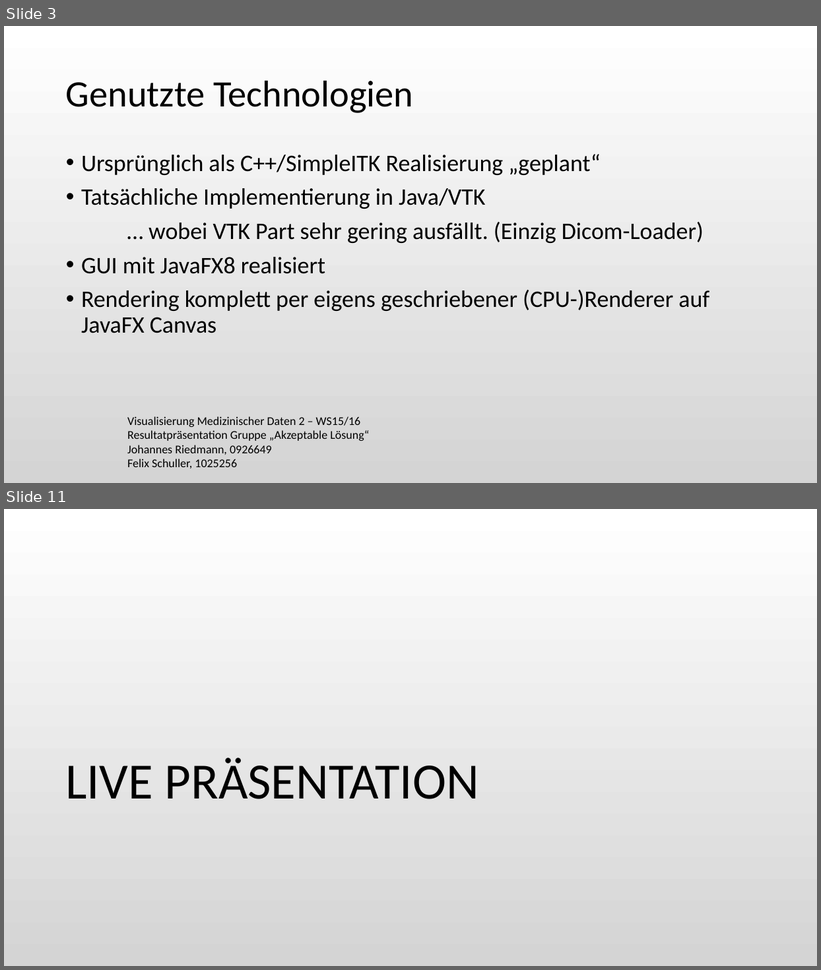
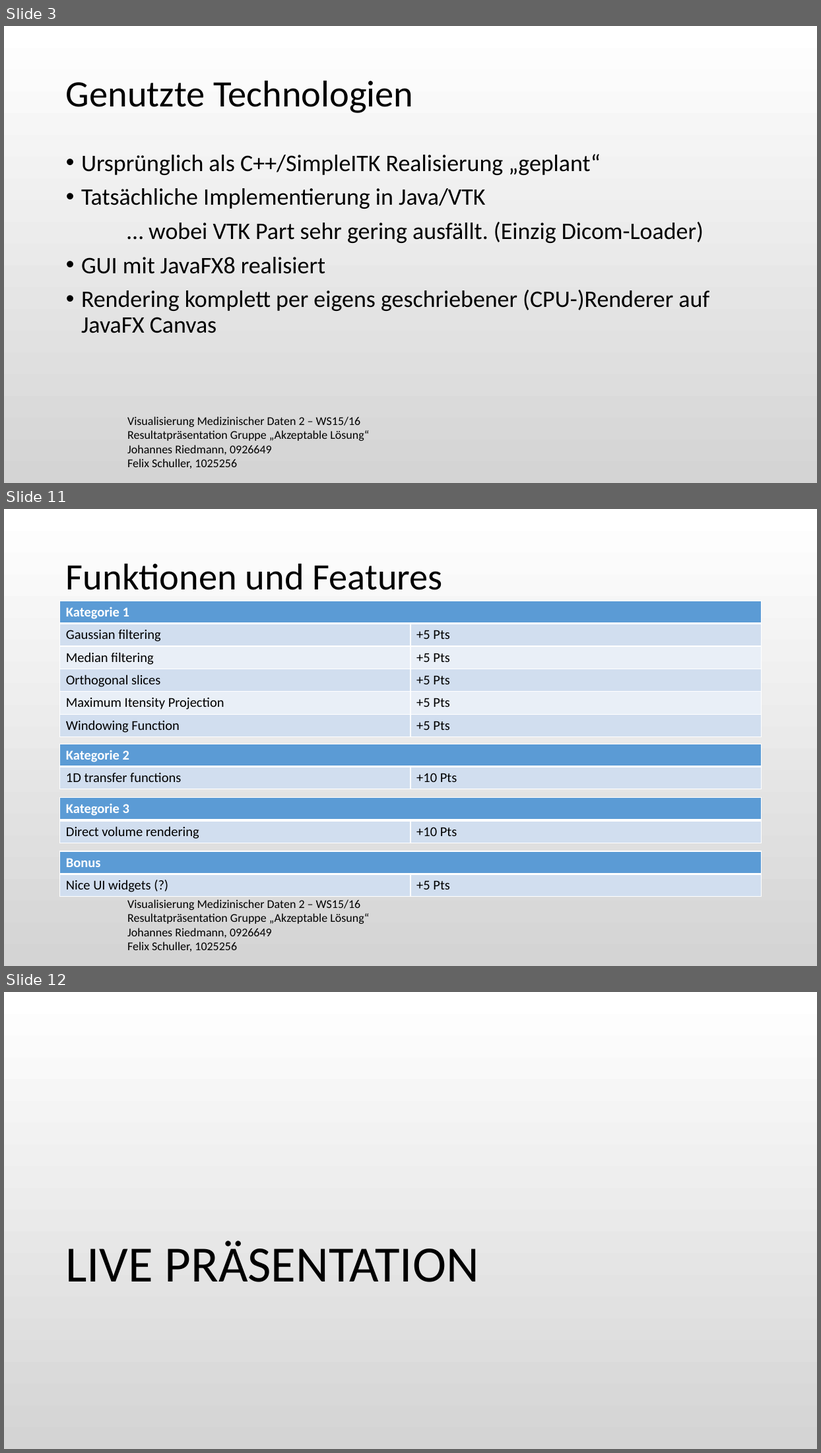
Before and after one commit to j0h1/vismeddata2, a slide deck: presentation/Presentation.pptx. Shown one above the other, each under a label of ours: slides 3 and 11 before the commit, slides 3, 11 and 12 after it; the slides between them are not shown. The pictures are 821x970 and 821x1453 pixels, drawn with LibreOffice and Linux fonts; fonts in the diff are those of the drawing; background and template pictures are left out. Boxes give left, top, right and bottom in pixels: in the first picture for what was removed or moved away, otherwise in the second. Text is boxed around its words. In the diff, an @@ line names an element or a change of style, - is before the commit and + after.

```diff
--- a/presentation/Presentation.pptx
+++ b/presentation/Presentation.pptx
@@ slide 11 added at bbox=[4, 509, 817, 966], background gradient #FFFFFF to #D4D4D4; not listed: 1 template element that a slide beside it also shows @@
@@ title added at bbox=[66, 563, 443, 590], 44 pt, text #000000 @@
+Funktionen und Features
@@ table added at bbox=[60, 601, 762, 735], 6 rows, 2 columns @@
+Kategorie 1 | 
+Gaussian filtering | +5 Pts
+Median filtering | +5 Pts
+Orthogonal slices | +5 Pts
+Maximum Itensity Projection | +5 Pts
+Windowing Function | +5 Pts
@@ table added at bbox=[60, 744, 762, 788], 2 rows, 2 columns @@
+Kategorie 2 | 
+1D transfer functions | +10 Pts
@@ table added at bbox=[60, 798, 762, 843], 2 rows, 2 columns @@
+Kategorie 3 | 
+Direct volume rendering | +10 Pts
@@ table added at bbox=[60, 852, 762, 896], 2 rows, 2 columns @@
+Bonus | 
+Nice UI widgets (?) | +5 Pts
@@ what was slide 11 is now slide 12 @@
```
Also in this commit, not shown: 4 slides changed, 5 other slides added, 5 slides removed, 3 other files.
